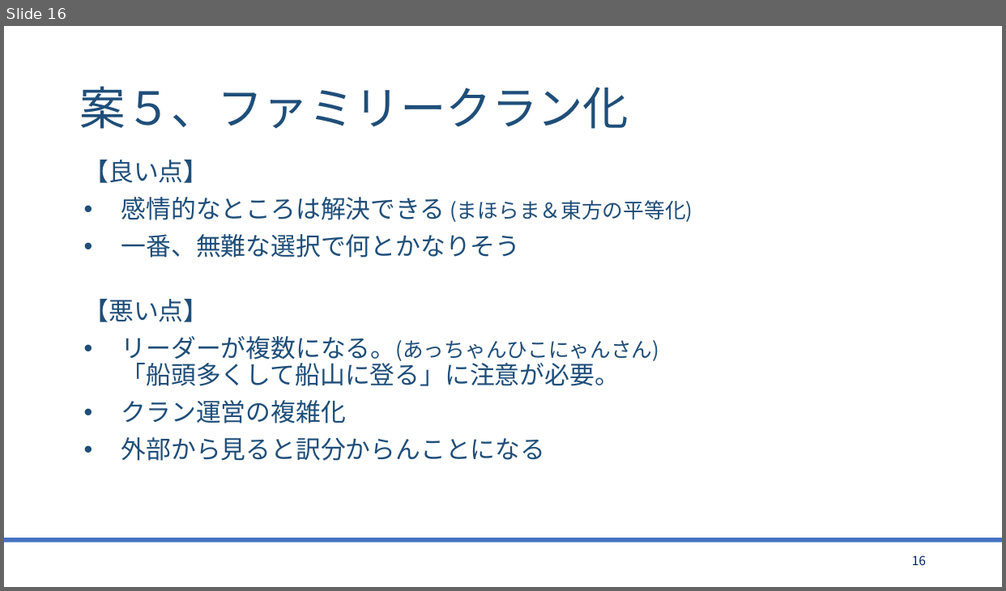
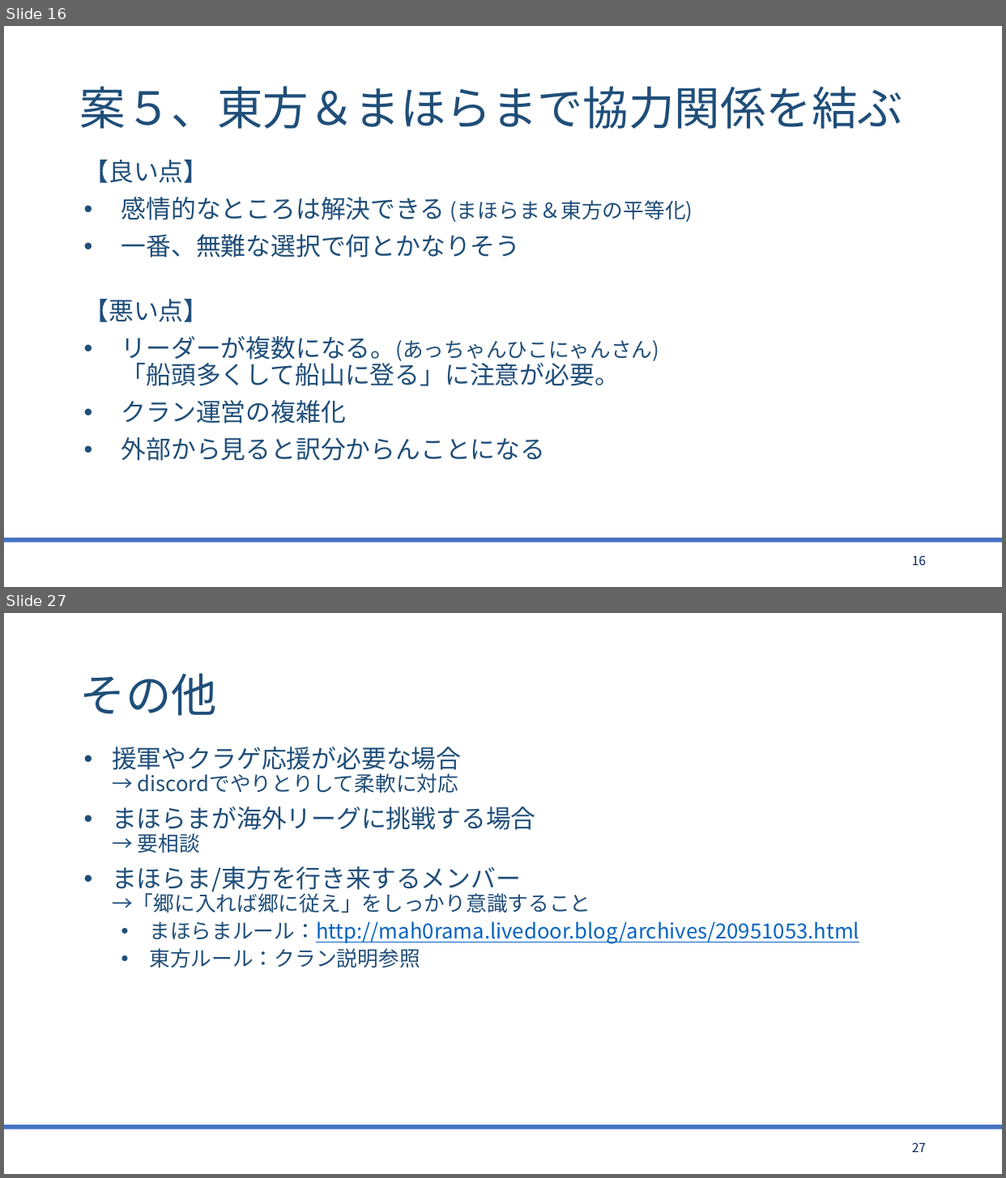
Before and after one commit to bigtreeCoC/documents, a slide deck: 東方とまほらまの今後について.pptx. Shown one above the other, each under a label of ours: slide 16 before the commit, slides 16 and 27 after it; the slides between them are not shown. The pictures are 1006x591 and 1006x1178 pixels, drawn with LibreOffice and Linux fonts; fonts in the diff are those of the drawing. Boxes give left, top, right and bottom in pixels: in the first picture for what was removed or moved away, otherwise in the second. Text is boxed around its words. In the diff, an @@ line names an element or a change of style, - is before the commit and + after.

Commit message:
東方とまほらま(2版)

```diff
--- a/東方とまほらまの今後について.pptx
+++ b/東方とまほらまの今後について.pptx
@@ slide 27 added at (4, 613, 1002, 1174), background #FFFFFF; not listed: 1 template element that a slide beside it also shows @@
@@ title added at (80, 673, 217, 716), 44 pt, text #1F4E79 @@
+その他
@@ text added at (112, 747, 859, 968), 20 pt, text #1F4E79 @@
+• 援軍やクラゲ応援が必要な場合
+  → discordでやりとりして柔軟に対応
+• まほらまが海外リーグに挑戦する場合
+  → 要相談
+• まほらま/東方を行き来するメンバー
+  →「郷に入れば郷に従え」をしっかり意識すること
+  • まほらまルール：http://mah0rama.livedoor.blog/archives/20951053.html
+  • 東方ルール：クラン説明参照
@@ page number added at (912, 1143, 926, 1152), 12 pt, text #002060 @@
+27
@@ slide 16 changed as well @@
@@ title at (80, 86, 903, 129): text changed @@
-案５、ファミリークラン化
+案５、東方＆まほらまで協力関係を結ぶ
```
Also in this commit, not shown: 3 other slides changed, 9 other slides added, 1 other file.
